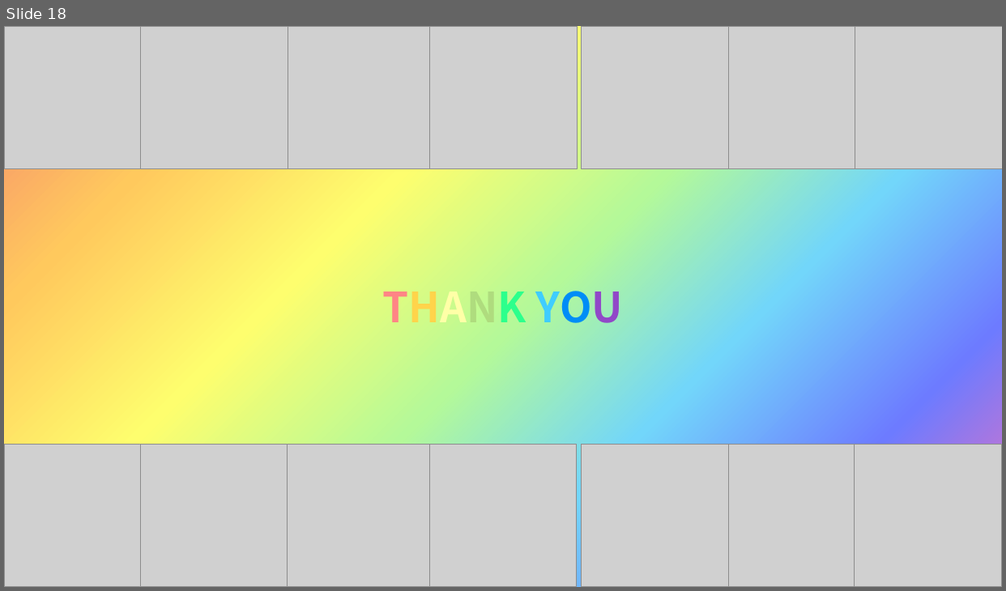
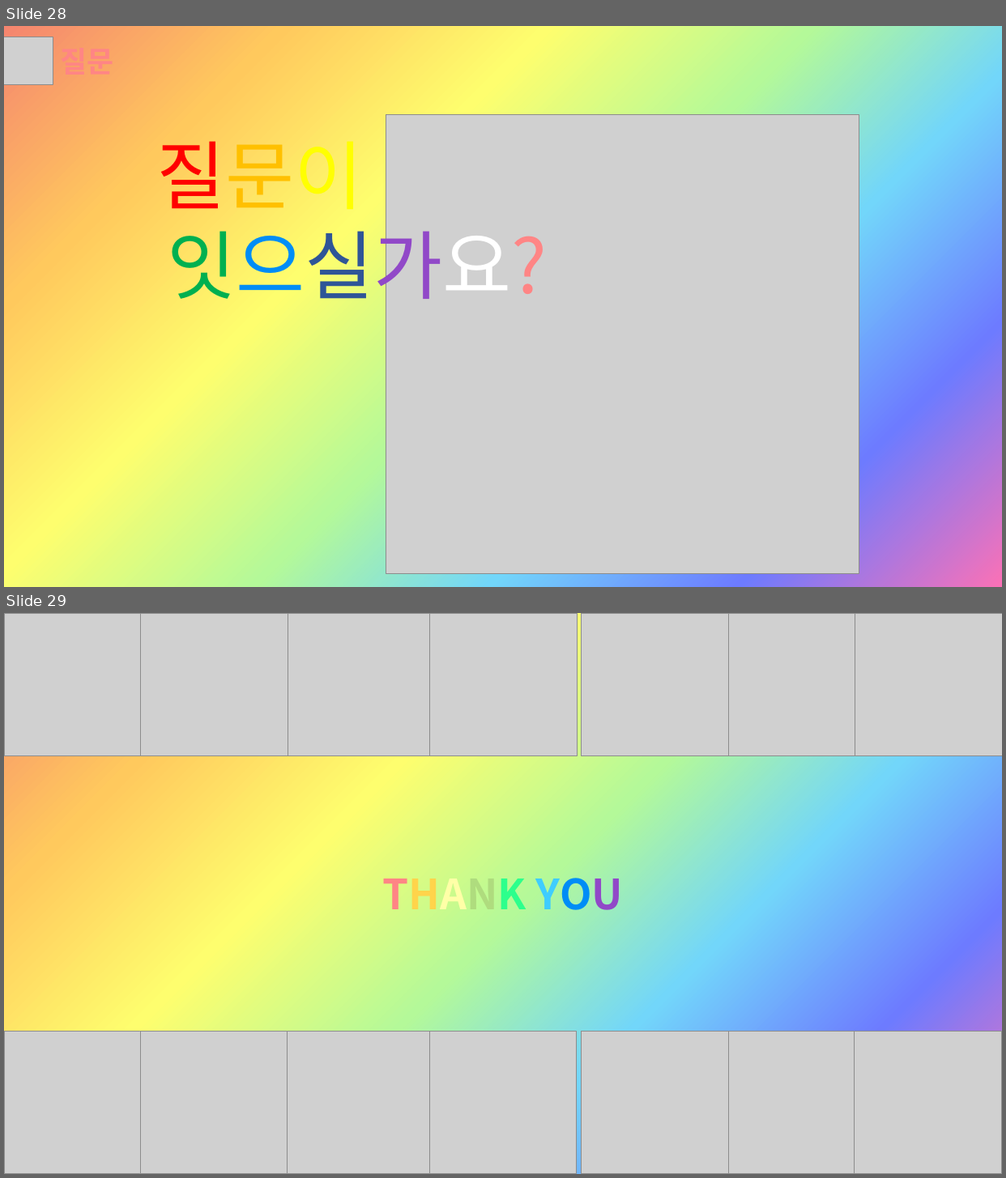
Before and after one commit to Sujin-Lim/DB-Project2, a slide deck: Button.pptx. Shown one above the other, each under a label of ours: slide 18 before the commit, slides 28 and 29 after it. The pictures are 1006x591 and 1006x1178 pixels, drawn with LibreOffice and Linux fonts; fonts in the diff are those of the drawing; grey boxes stand for pictures. Boxes give left, top, right and bottom in pixels: in the first picture for what was removed or moved away, otherwise in the second. Text is boxed around its words. In the diff, an @@ line names an element or a change of style, - is before the commit and + after.

```diff
--- a/Button.pptx
+++ b/Button.pptx
@@ slide 28 added at <box>4,26,1002,587</box>, background gradient #F5856F to #FFC95D to #FEFE6E to #B4F999 to #72D6FA to #6D7BFF to #FB71B6 @@
@@ picture added at <box>4,37,53,85</box> @@
@@ picture added at <box>386,114,859,574</box> @@
@@ text added at <box>157,141,548,312</box>, 72 pt, text #FF0000 @@
+질문이
+잇으실가요?
@@ what was slide 18 is now slide 29 @@
```
Also in this commit, not shown: 9 slides changed, 10 other slides added.
